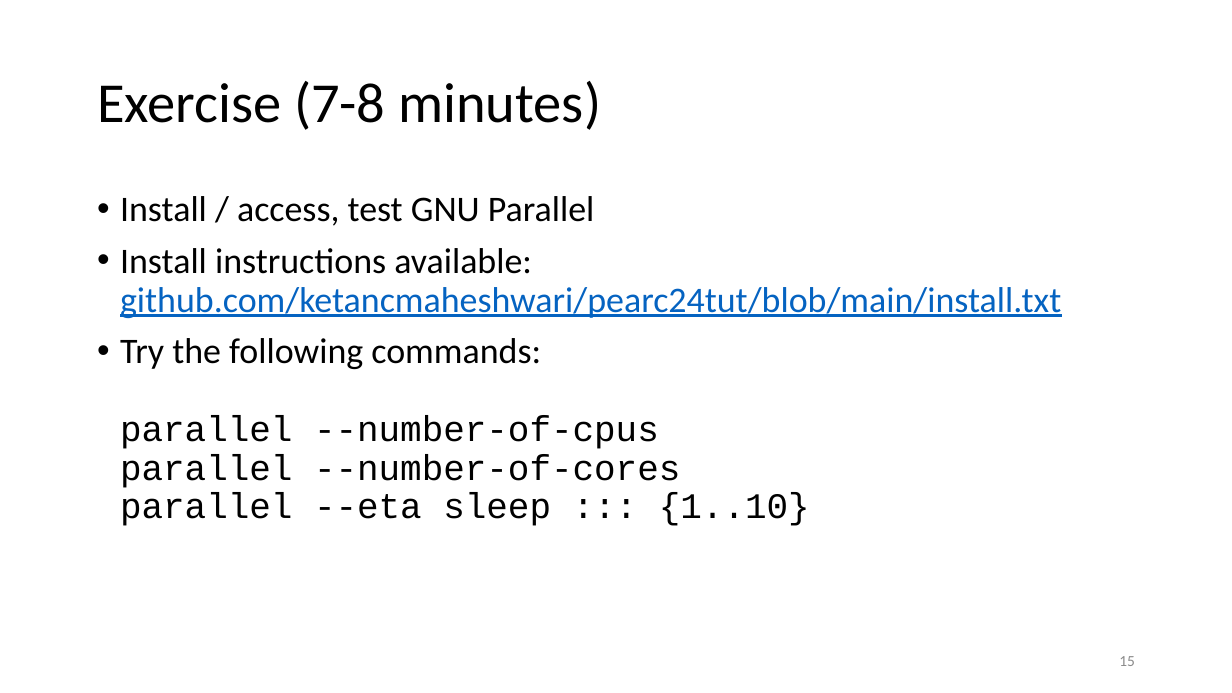
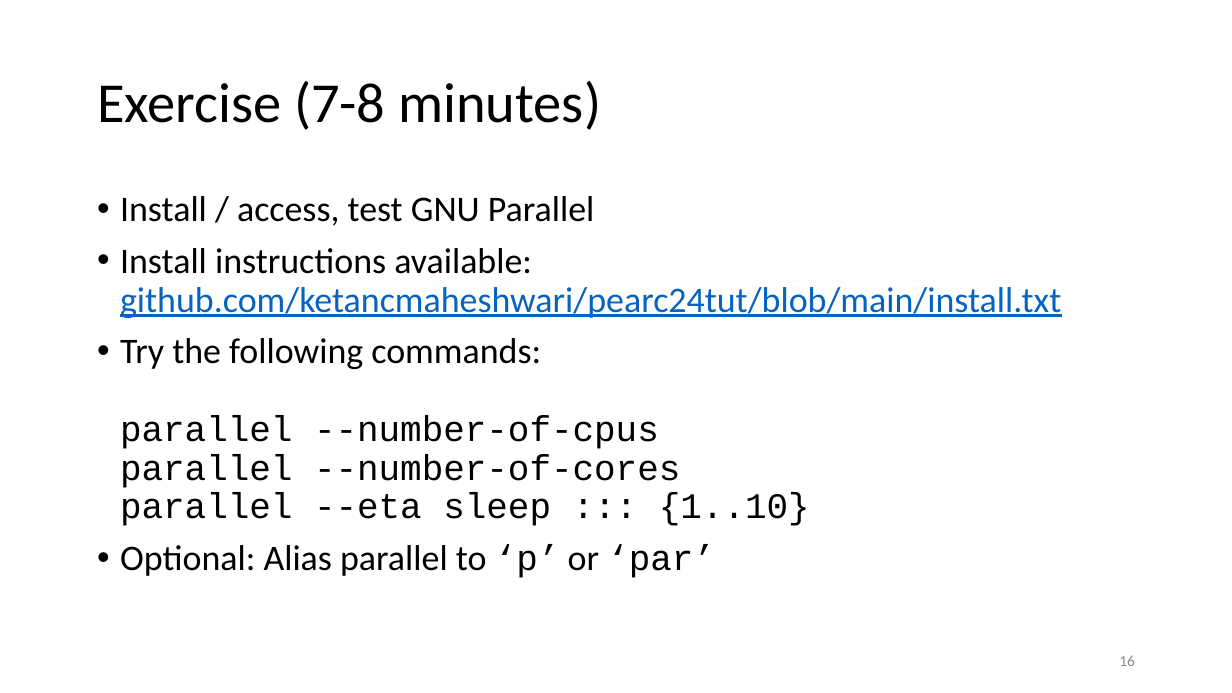
Before and after one commit to ketancmaheshwari/pearc24tut, a slide deck: slide 16 of gnu-parallel-tutorial.pptx (slide 15 before the commit). Drawn at 1232x693 pixels with LibreOffice and Linux fonts; fonts in the diff are those of the drawing. Boxes give left, top, right and bottom in pixels: in the first picture for what was removed or moved away, otherwise in the second. Text is boxed around its words. In the diff, an @@ line names an element or a change of style, - is before the commit and + after.

```diff
--- a/gnu-parallel-tutorial.pptx
+++ b/gnu-parallel-tutorial.pptx
@@ text at <box>120,545,715,578</box>: paragraph added @@
+• Optional: Alias parallel to ‘p’ or ‘par’
@@ page number at <box>1119,655,1135,666</box>: text changed @@
-15
+16
```
Also in this commit, not shown: 16 other slides changed, 2 slides added, 1 slide removed.
